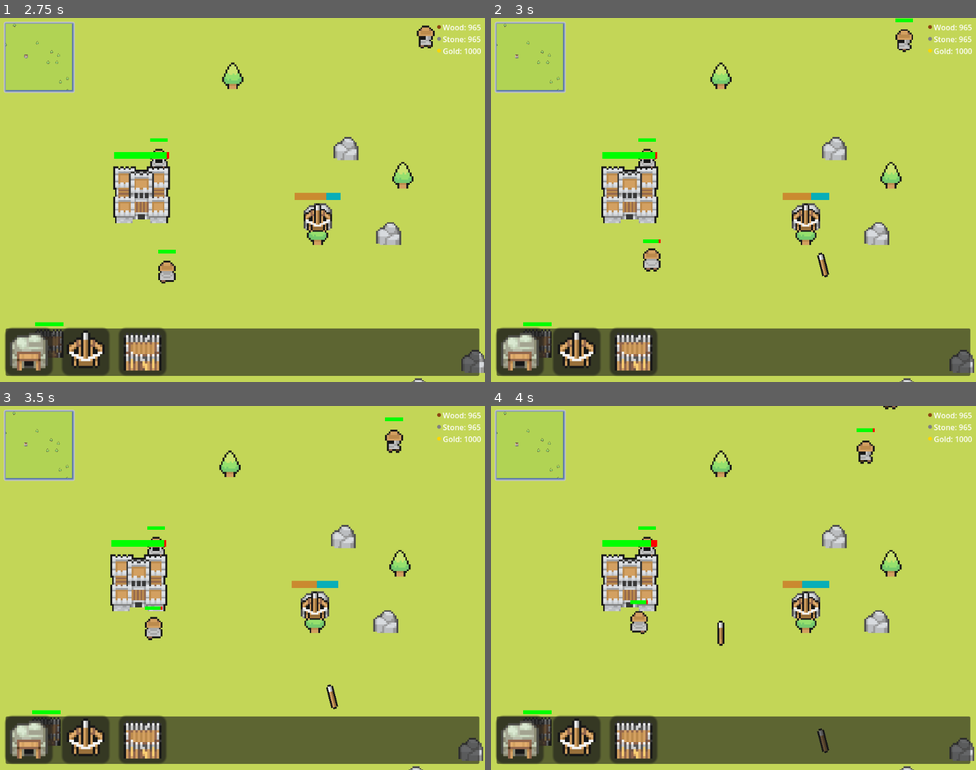
Above: before the commit, frames 1-4 (two rows, left to right).
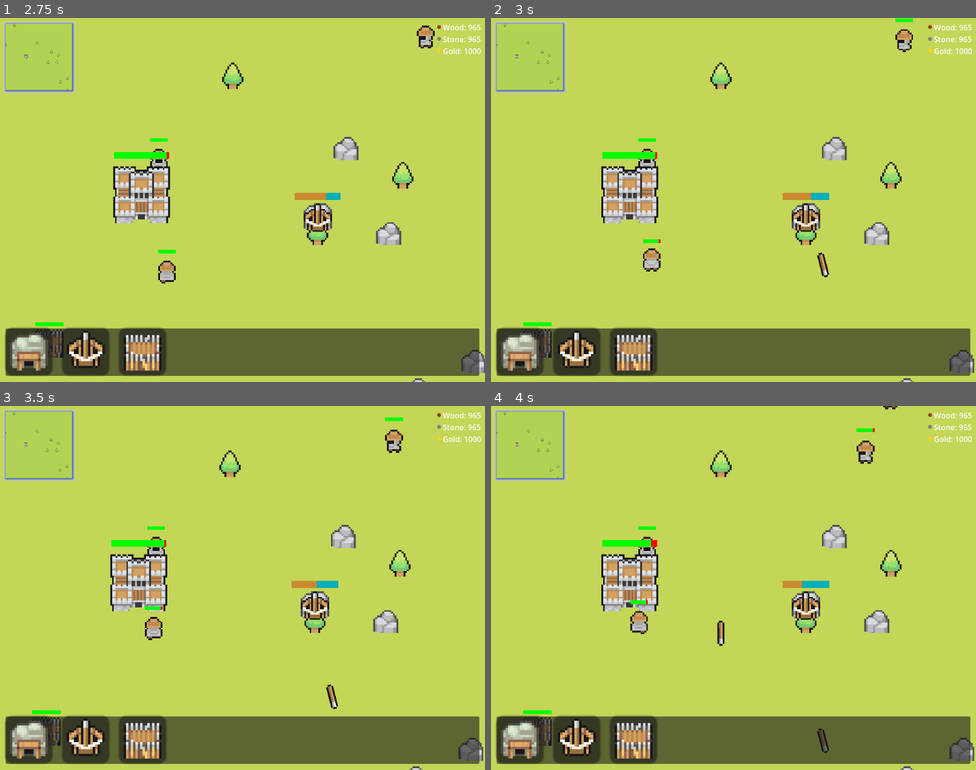
Above: after the commit, the same moments.

Repository: MSchablinger/CastleIO
Game: Godot game, scene res://world.tscn
The game is run twice, just before and just after one commit, with the same random seed, the same clock (stepped at 60 frames per second) and the same inputs.
Inputs (mouse positions are in pixels of both pictures, inside the frame that each line leads up to):
- Up to frame 1 (2.75 s): drag from (29, 352) to (446, 232) at 0.52 s; drag from (87, 352) to (446, 232) at 1.27 s; move the mouse to (140, 352) at 2.02 s; hold Right (ui_right) from 2.03 s (still down); tap Mouse wheel down (WheelDown) at 2.1 s; click (140, 352) at 2.17 s
- Up to frame 2 (3 s): release Right (ui_right) at 2.75 s; drag from (655, 269) to (893, 174) at 2.77 s
- Up to frame 3 (3.5 s): no input
- Up to frame 4 (4 s): drag from (883, 438) to (718, 464) at 3.52 s

Frame 1 is identical in both runs. In frame 2, less than 0.1% of the frame differs, in the area x 67-70%, y 65-71%; in frame 3, less than 0.1%; in frame 4, less than 0.1%, in the area x 46-70%, y 59-95%.

Commit message:
Jonas-Zufriedenstellungs-Commit

Diff:
--- a/Entities/bolt.tscn
+++ b/Entities/bolt.tscn
@@ -10,7 +10,6 @@
 script = ExtResource("1_d3l3x")
 
 [node name="Sprite2D" type="Sprite2D" parent="."]
-rotation = -3.14159
 texture = ExtResource("2_3ldwa")
 hframes = 2
 
